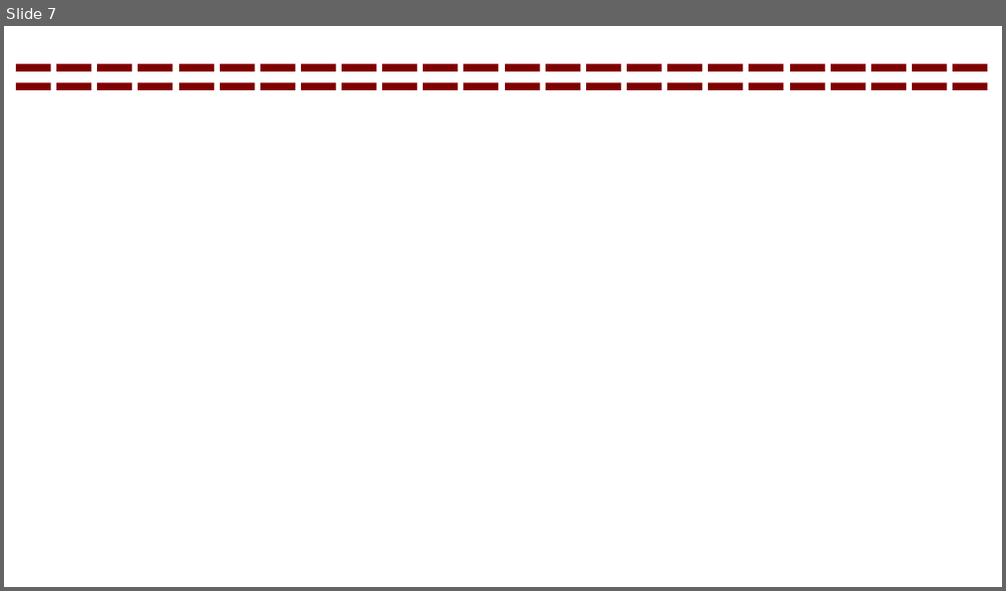
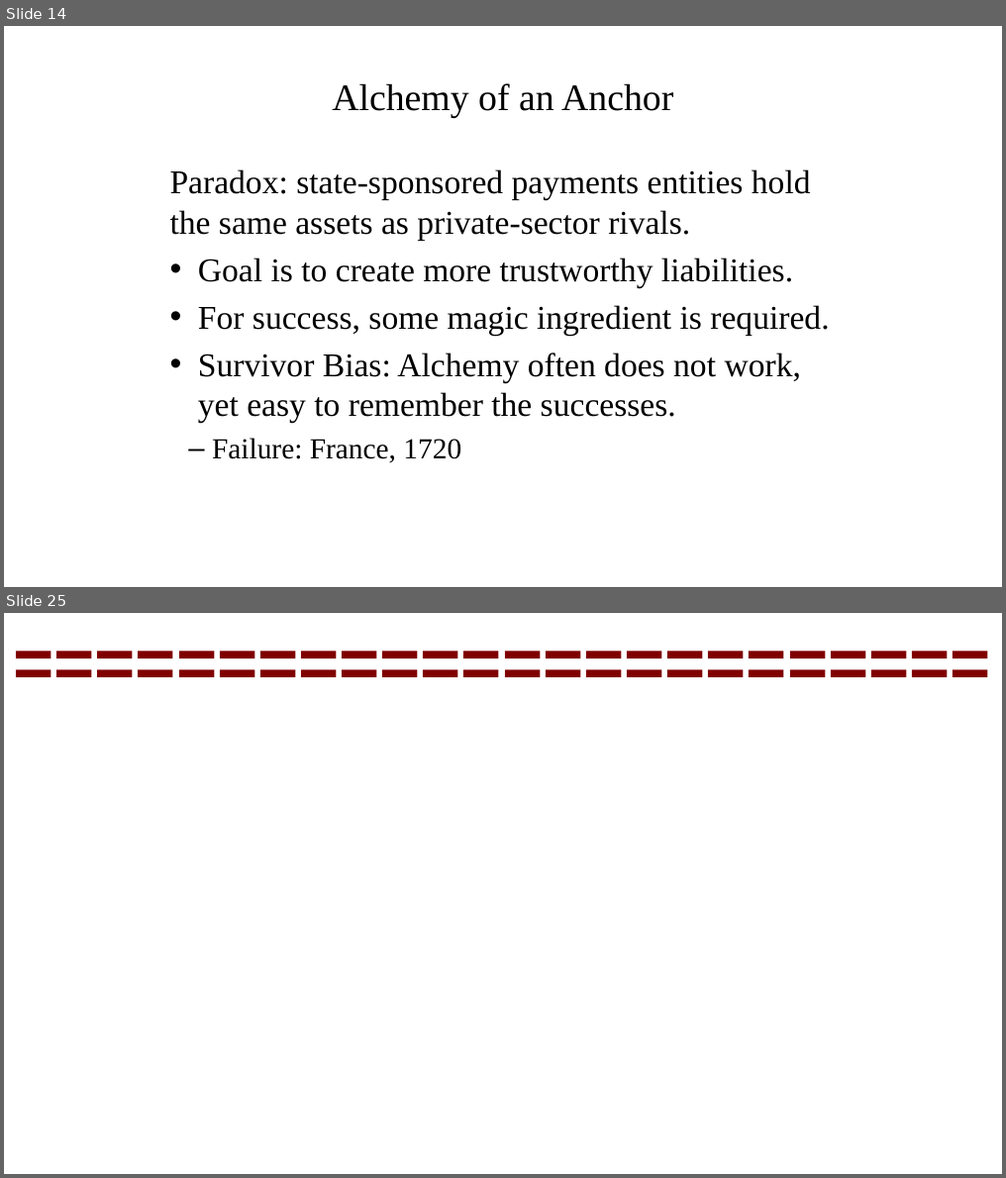
Before and after one commit to braddelong/public-files, a slide deck: future-of-fintech-conference-2020-10-19.pptx. Shown one above the other, each under a label of ours: slide 7 before the commit, slides 14 and 25 after it; the slides between them are not shown. The pictures are 1006x591 and 1006x1178 pixels, drawn with LibreOffice and Linux fonts; fonts in the diff are those of the drawing. Boxes give left, top, right and bottom in pixels: in the first picture for what was removed or moved away, otherwise in the second. Text is boxed around its words. In the diff, an @@ line names an element or a change of style, - is before the commit and + after.

```diff
--- a/future-of-fintech-conference-2020-10-19.pptx
+++ b/future-of-fintech-conference-2020-10-19.pptx
@@ slide 14 added at box(4, 26, 1002, 587), background #FFFFFF @@
@@ title added at box(332, 83, 673, 117), 72 pt, text #000000 @@
+Alchemy of an Anchor
@@ text added at box(170, 170, 829, 464), 64 pt, text #000000 @@
+Paradox: state-sponsored payments entities hold the same assets as private-sector rivals.
+• Goal is to create more trustworthy liabilities.
+• For success, some magic ingredient is required.
+• Survivor Bias: Alchemy often does not work, yet easy to remember the successes.
+  – Failure: France, 1720
@@ what was slide 7 is now slide 25 @@
```
Also in this commit, not shown: 2 slides changed, 17 other slides added, 1 other file.
